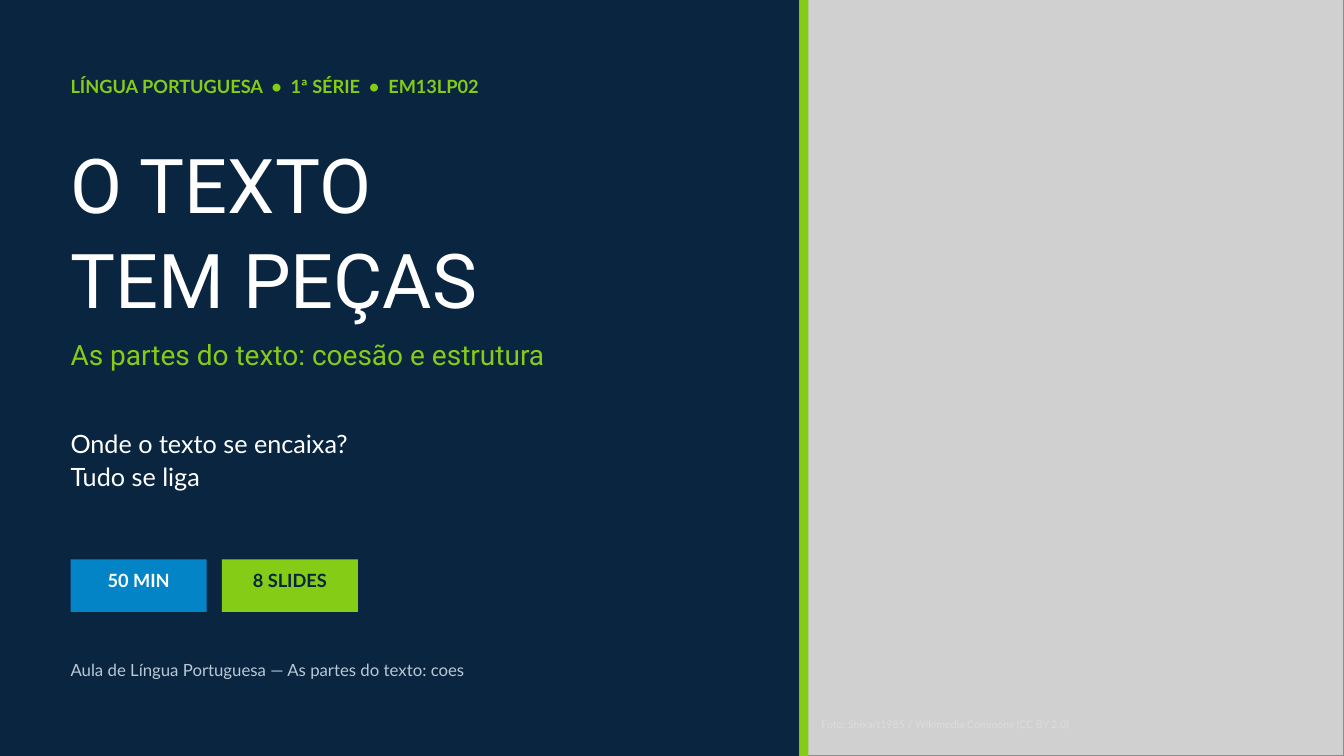
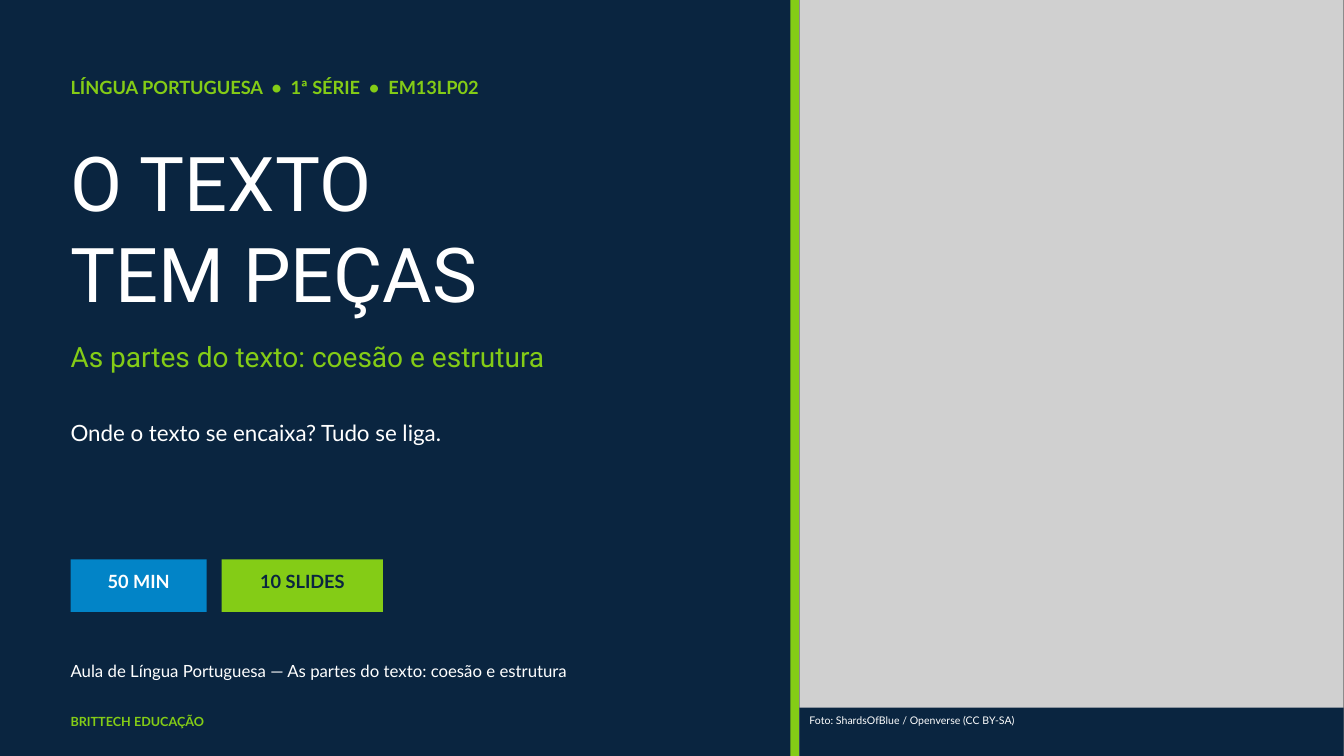
Before and after one commit to thiagollipe-web/brittech-educacao-aulas, a slide deck: slide 1 of ensino-medio/lingua-portuguesa-1serie-partes-do-texto.pptx. Drawn at 1344x756 pixels with LibreOffice and Linux fonts; fonts in the diff are those of the drawing; grey boxes stand for pictures. Boxes give left, top, right and bottom in pixels: in the first picture for what was removed or moved away, otherwise in the second. Text is boxed around its words. In the diff, an @@ line names an element or a change of style, - is before the commit and + after.

Commit message:
Biblioteca: PPTs v2 corrigidos — Ensino Médio parte 2 (16 aulas)

```diff
--- a/ensino-medio/lingua-portuguesa-1serie-partes-do-texto.pptx
+++ b/ensino-medio/lingua-portuguesa-1serie-partes-do-texto.pptx
@@ rectangle: place and size @@
-rectangle at bbox=[800, 0, 809, 756]
+rectangle at bbox=[790, 0, 800, 756]
@@ text "O TEXTO" at bbox=[71, 156, 477, 319]: line spacing 1.02 to 1; less space between paragraphs @@
@@ text "As partes do texto: coesão ..." at bbox=[71, 346, 544, 373]: line spacing 1 to 1.05; less space between paragraphs @@
@@ text at bbox=[71, 424, 441, 445]: text changed; size 18 to 16 pt @@
-Onde o texto se encaixa?
-Tudo se liga
+Onde o texto se encaixa? Tudo se liga.
@@ rectangle: place and size @@
-rectangle at bbox=[222, 560, 358, 612]
+rectangle at bbox=[222, 560, 383, 612]
@@ text at bbox=[260, 574, 345, 588]: text changed @@
-8 SLIDES
+10 SLIDES
@@ text at bbox=[71, 664, 567, 680]: text changed; text colour #B9C9D6 to #FFFFFF @@
-Aula de Língua Portuguesa — As partes do texto: coes
+Aula de Língua Portuguesa — As partes do texto: coesão e estrutura
@@ text added at bbox=[71, 716, 204, 728], 9 pt, text #84CC16, bold @@
+BRITTECH EDUCAÇÃO
@@ rectangle added at bbox=[800, 708, 1344, 756], fill #0A2540 @@
@@ text added at bbox=[809, 716, 1014, 726], 7.5 pt, text #FFFFFF @@
+Foto: ShardsOfBlue / Openverse (CC BY-SA)
```
Also in this commit, not shown: 2 other slides changed, 7 slides added, 5 slides removed, 4 other files.
